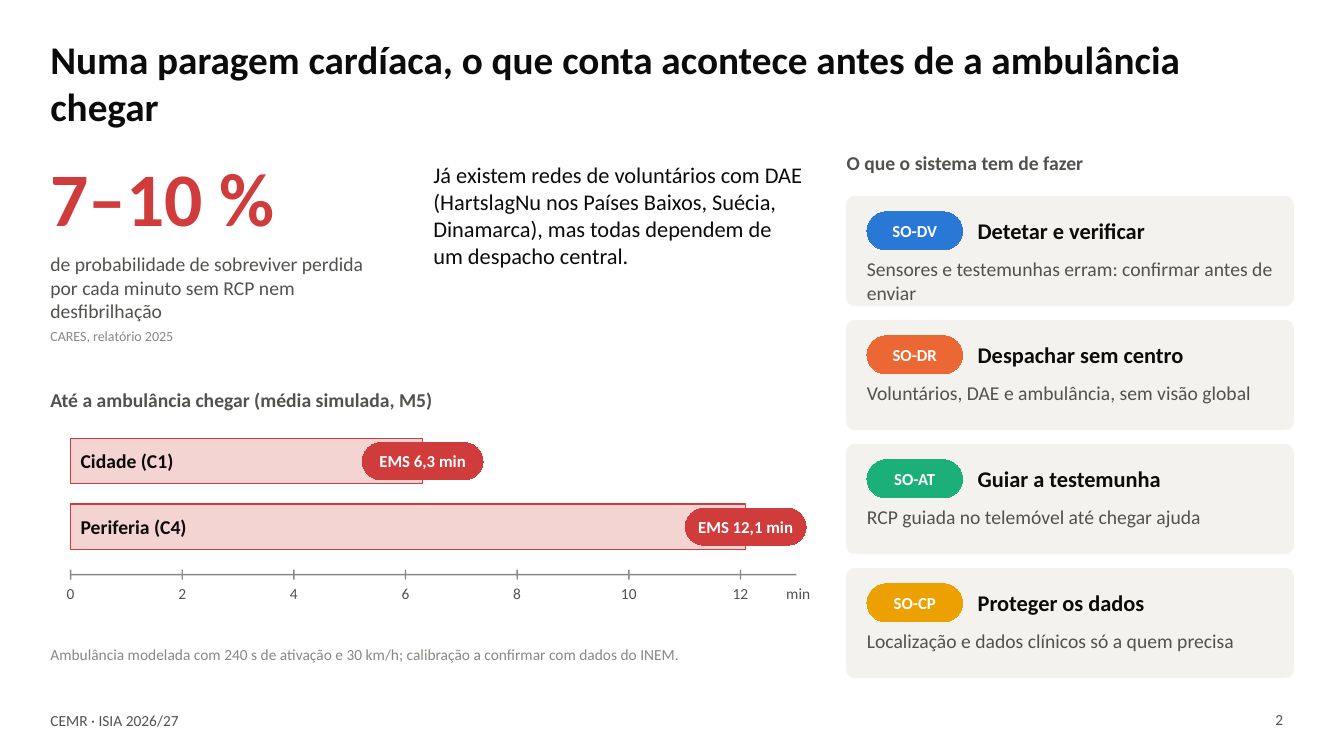
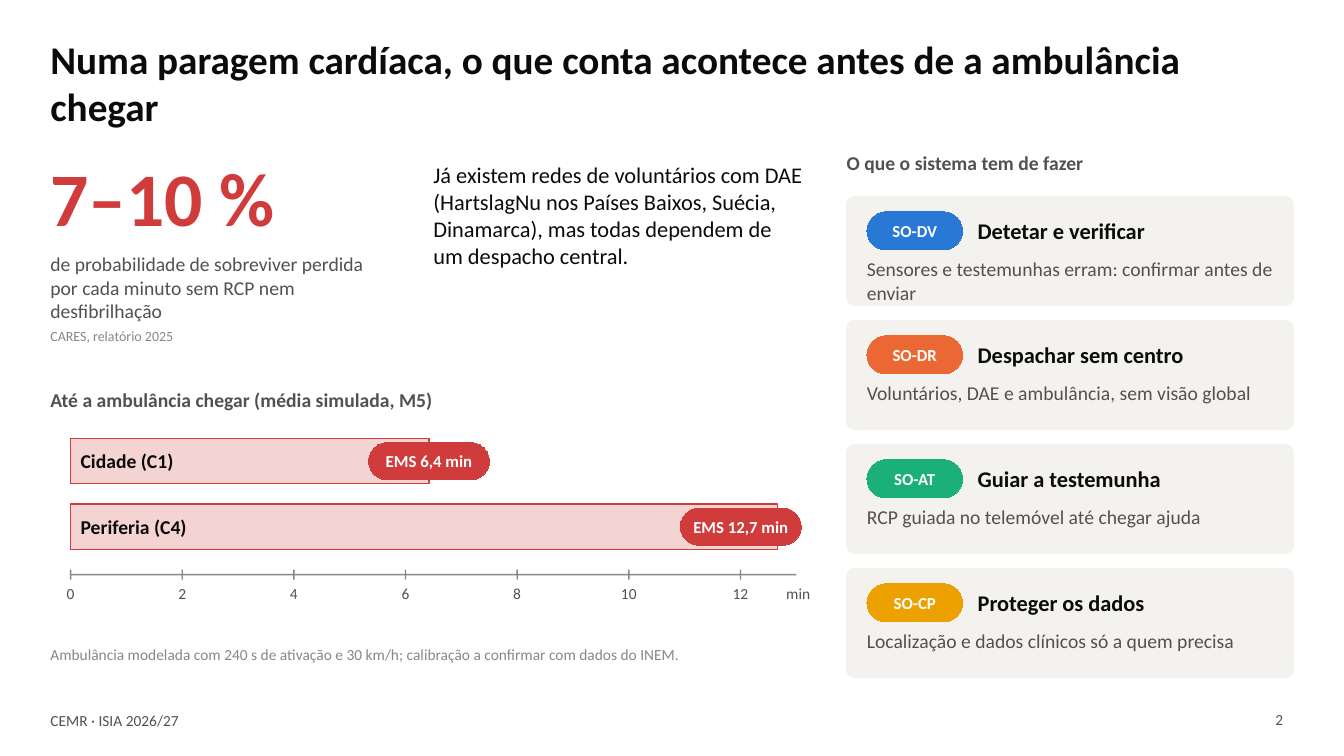
Before and after one commit to rodrigoilde/fcup-isia, a slide deck: slide 2 of slides/apresentacao.pptx. Drawn at 1344x756 pixels with LibreOffice and Linux fonts; fonts in the diff are those of the drawing. Boxes give left, top, right and bottom in pixels: in the first picture for what was removed or moved away, otherwise in the second. Text is boxed around its words. In the diff, an @@ line names an element or a change of style, - is before the commit and + after.

```diff
--- a/slides/apresentacao.pptx
+++ b/slides/apresentacao.pptx
@@ rectangle resized from (x1=71, y1=439, x2=422, y2=484) to (x1=71, y1=439, x2=430, y2=484) @@
@@ rounded rectangle "EMS 6,4 min" moved from (x1=362, y1=443, x2=483, y2=480) to (x1=369, y1=443, x2=490, y2=480) @@
@@ text in rounded rectangle at (x1=386, y1=455, x2=472, y2=469): text changed @@
-EMS 6,3 min
+EMS 6,4 min
@@ rectangle resized from (x1=71, y1=504, x2=746, y2=549) to (x1=71, y1=504, x2=778, y2=549) @@
@@ rounded rectangle "EMS 12,7 min" moved from (x1=686, y1=508, x2=807, y2=545) to (x1=681, y1=508, x2=802, y2=545) @@
@@ text in rounded rectangle at (x1=693, y1=521, x2=788, y2=535): text changed @@
-EMS 12,1 min
+EMS 12,7 min
```
Also in this commit, not shown: 8 other slides changed, 2 slides added, 1 other file.
